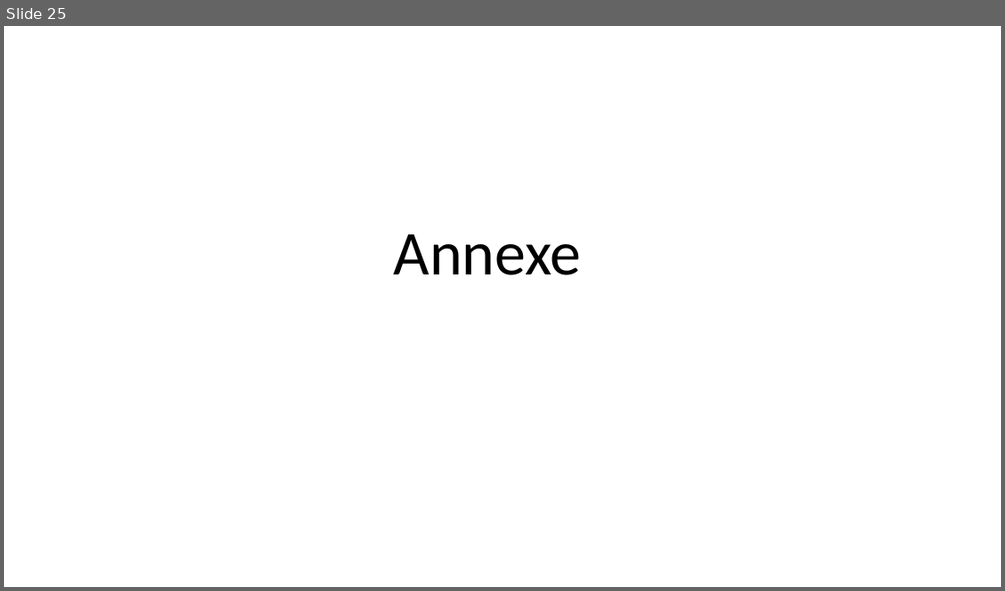
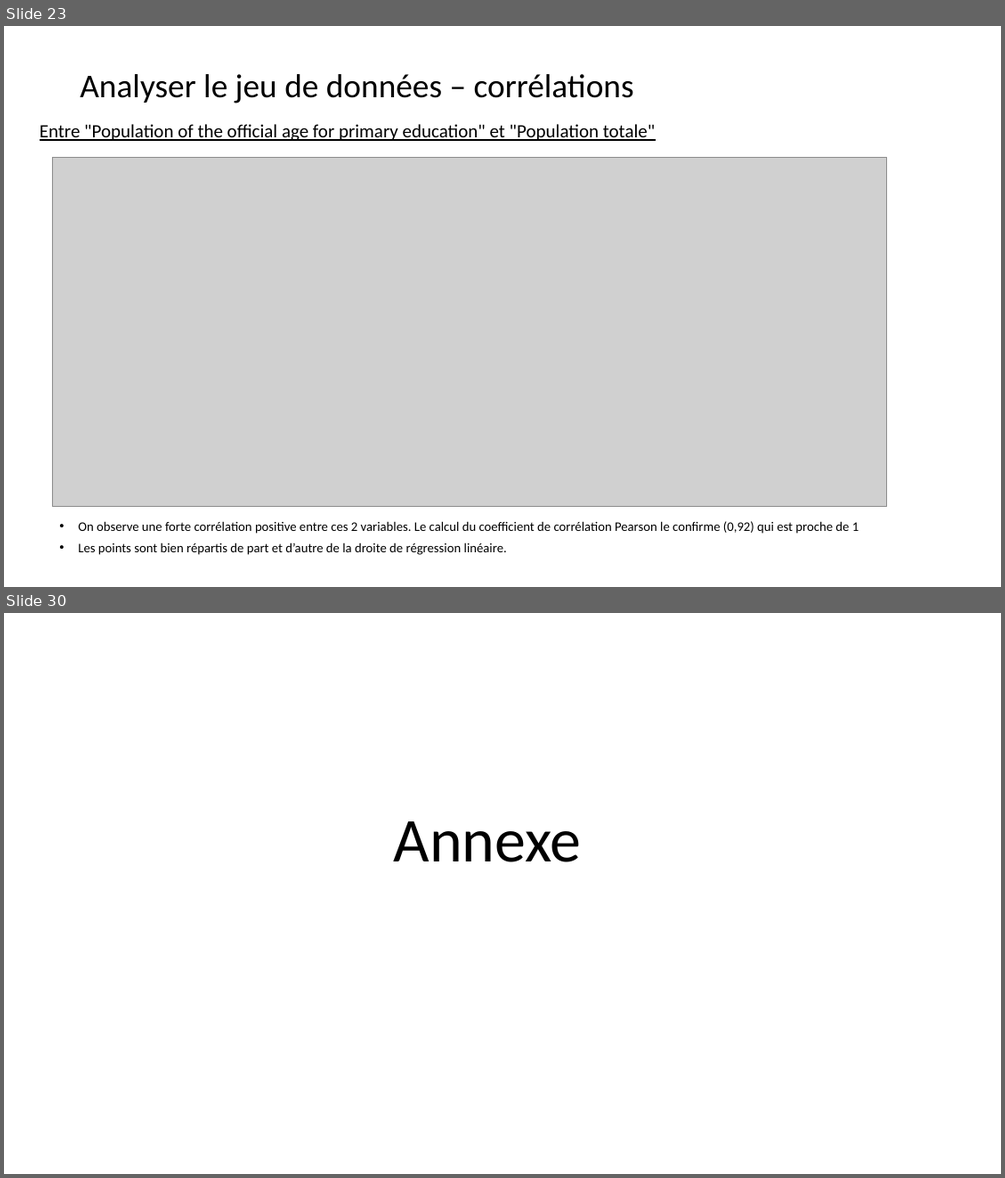
Before and after one commit to ludovic-source/Data_scientist_formation, a slide deck: livrables/Projet_2_presentation_Ludovic_Chimier.pptx. Shown one above the other, each under a label of ours: slide 25 before the commit, slides 23 and 30 after it; the slides between them are not shown. The pictures are 1005x591 and 1005x1178 pixels, drawn with LibreOffice and Linux fonts; fonts in the diff are those of the drawing; grey boxes stand for pictures. Boxes give left, top, right and bottom in pixels: in the first picture for what was removed or moved away, otherwise in the second. Text is boxed around its words. In the diff, an @@ line names an element or a change of style, - is before the commit and + after.

Commit message:
Update Projet_2_presentation_Ludovic_Chimier.pptx
Ajout analyse multi variée dans le support de présentation

```diff
--- a/livrables/Projet_2_presentation_Ludovic_Chimier.pptx
+++ b/livrables/Projet_2_presentation_Ludovic_Chimier.pptx
@@ slide 23 added at [4, 26, 1001, 587], background #FFFFFF @@
@@ title added at [80, 74, 634, 103], 32 pt, text #000000 @@
+Analyser le jeu de données – corrélations
@@ text added at [40, 124, 655, 141], 18 pt, text #000000, underline @@
+Entre "Population of the official age for primary education" et "Population totale"
@@ picture added at [52, 157, 886, 506] @@
@@ text added at [78, 521, 858, 555], 12.6 pt, text #000000 @@
+• On observe une forte corrélation positive entre ces 2 variables. Le calcul du coefficient de corrélation Pearson le confirme (0,92) qui est proche de 1
+• Les points sont bien répartis de part et d’autre de la droite de régression linéaire.
@@ what was slide 25 is now slide 30 @@
```
Also in this commit, not shown: 5 slides changed, 5 other slides added, 1 slide removed.
